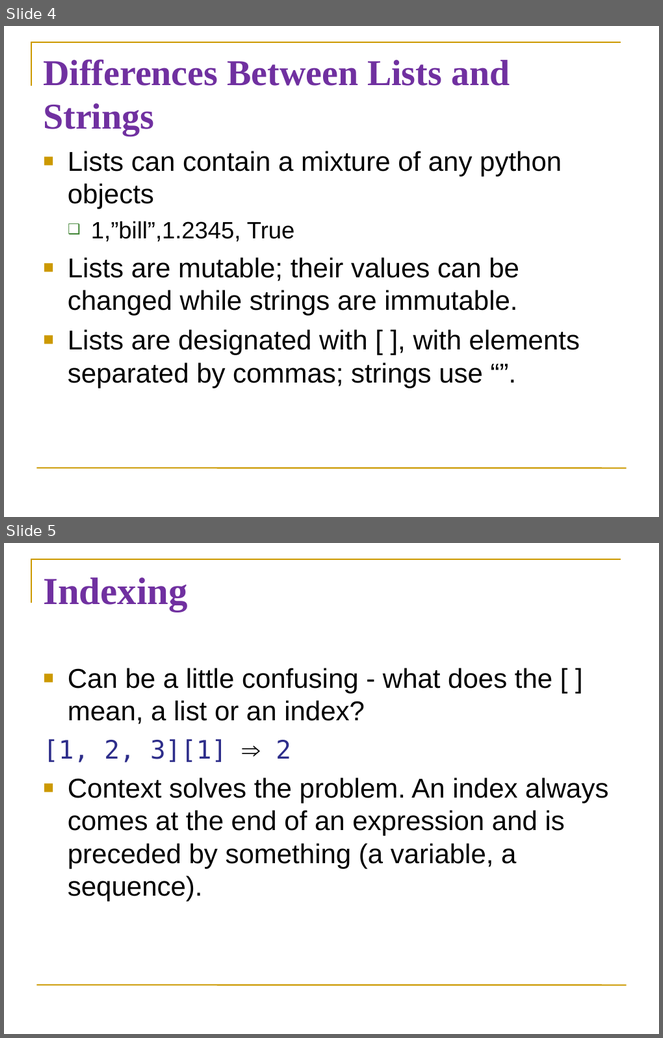
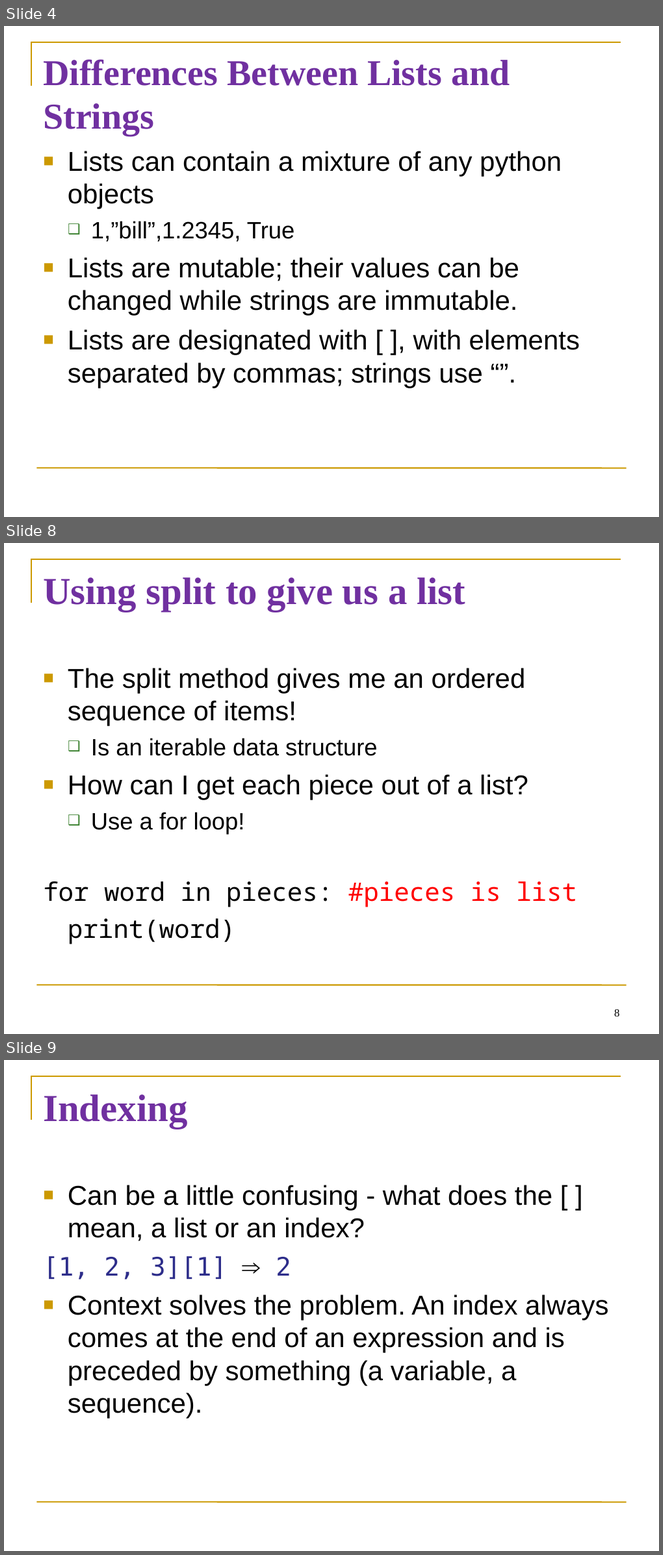
Before and after one commit to diesburg/cs1510_sp25, a slide deck: sessions/s27/s27.ppt. Shown one above the other, each under a label of ours: slides 4 and 5 before the commit, slides 4, 8 and 9 after it; the slides between them are not shown. The pictures are 663x1038 and 663x1555 pixels, drawn with LibreOffice and Linux fonts; fonts in the diff are those of the drawing. Boxes give left, top, right and bottom in pixels: in the first picture for what was removed or moved away, otherwise in the second. Text is boxed around its words. In the diff, an @@ line names an element or a change of style, - is before the commit and + after.

Commit message:
Updating session 27 to give a homework hint about spliting a string into a list

```diff
--- a/sessions/s27/s27.ppt
+++ b/sessions/s27/s27.ppt
@@ slide 8 added at <box>4,543,659,1034</box>, background #FFFFFF; not listed: 2 template elements that a slide beside it also shows @@
@@ title added at <box>43,577,466,611</box>, 42 pt, text #7030A0, bold @@
+Using split to give us a list
@@ text added at <box>43,668,577,945</box>, 30 pt, text #000000 @@
+■ The split method gives me an ordered sequence of items!
+  ❑ Is an iterable data structure
+■ How can I get each piece out of a list?
+  ❑ Use a for loop!
+for word in pieces: #pieces is list
+print(word)
@@ page number added at <box>614,1010,620,1017</box>, 12 pt, text #000000 @@
+8
@@ what was slide 5 is now slide 9 @@
```
Also in this commit, not shown: 3 other slides added, 1 other file.
